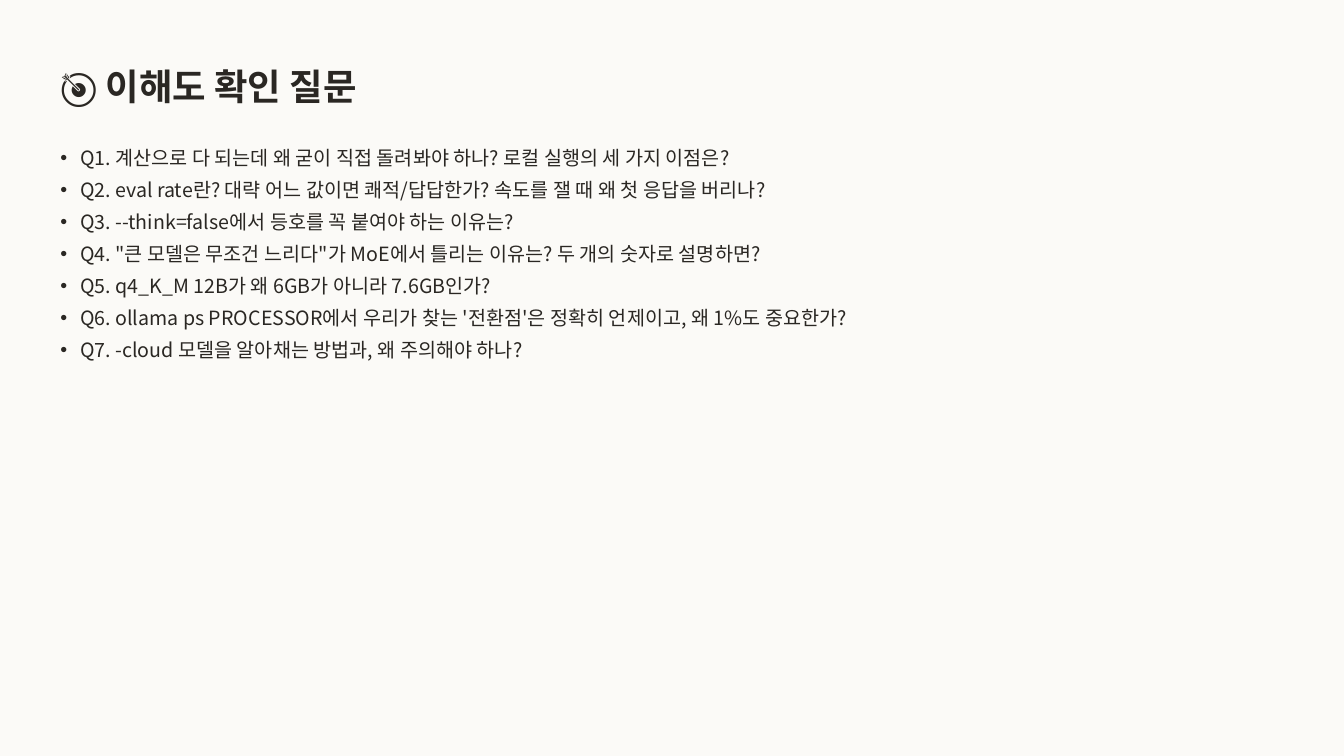
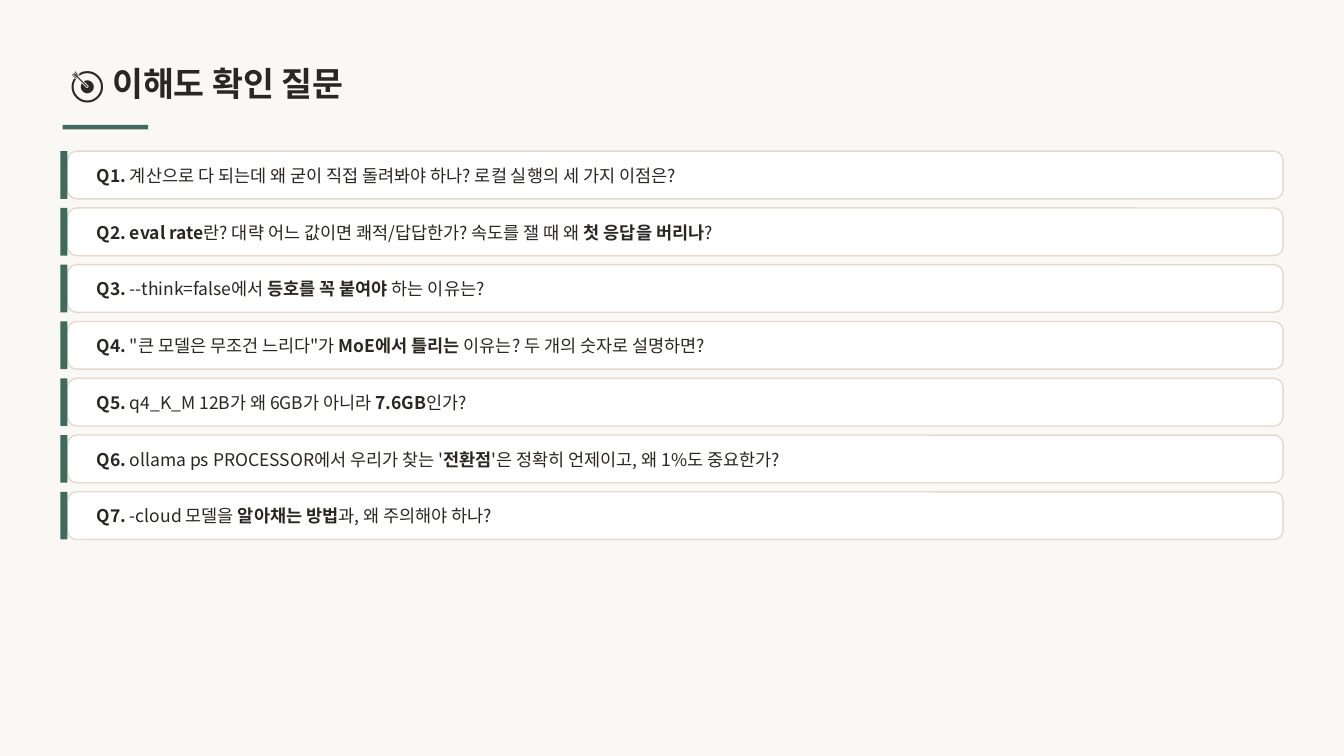
Before and after one commit to inseoklee-ai/study-room, a slide deck: slide 34 of run-local/run-local.pptx. Drawn at 1344x756 pixels with LibreOffice and Linux fonts; fonts in the diff are those of the drawing. Boxes give left, top, right and bottom in pixels: in the first picture for what was removed or moved away, otherwise in the second. Text is boxed around its words. In the diff, an @@ line names an element or a change of style, - is before the commit and + after.

```diff
--- a/run-local/run-local.pptx
+++ b/run-local/run-local.pptx
@@ background #FBFAF7 to #FAF8F4 @@
@@ text "🎯 이해도 확인 질문" at (112, 67, 344, 99): size 26 to 24 pt @@
@@ rectangle added at (63, 125, 148, 129), fill #3F6B5F @@
@@ text removed at (80, 148, 847, 361) @@
-• Q1. 계산으로 다 되는데 왜 굳이 직접 돌려봐야 하나? 로컬 실행의 세 가지 이점은?
-• Q2. eval rate란? 대략 어느 값이면 쾌적/답답한가? 속도를 잴 때 왜 첫 응답을 버리나?
-• Q3. --think=false에서 등호를 꼭 붙여야 하는 이유는?
-• Q4. "큰 모델은 무조건 느리다"가 MoE에서 틀리는 이유는? 두 개의 숫자로 설명하면?
-• Q5. q4_K_M 12B가 왜 6GB가 아니라 7.6GB인가?
-• Q6. ollama ps PROCESSOR에서 우리가 찾는 '전환점'은 정확히 언제이고, 왜 1%도 중요한가?
-• Q7. -cloud 모델을 알아채는 방법과, 왜 주의해야 하나?
@@ rectangle added at (60, 151, 68, 199), fill #3F6B5F @@
@@ rounded rectangle added at (68, 151, 1284, 199), fill #FFFFFF, outline #E3DACB 1 pt @@
@@ text added at (97, 167, 676, 186), 12.5 pt, text #2A2723 @@
+Q1. 계산으로 다 되는데 왜 굳이 직접 돌려봐야 하나? 로컬 실행의 세 가지 이점은?
@@ rectangle added at (60, 208, 68, 255), fill #3F6B5F @@
@@ rounded rectangle added at (68, 208, 1284, 255), fill #FFFFFF, outline #E3DACB 1 pt @@
@@ text added at (97, 224, 713, 243), 12.5 pt, text #2A2723 @@
+Q2. eval rate란? 대략 어느 값이면 쾌적/답답한가? 속도를 잴 때 왜 첫 응답을 버리나?
@@ rectangle added at (60, 265, 68, 313), fill #3F6B5F @@
@@ rounded rectangle added at (68, 265, 1284, 313), fill #FFFFFF, outline #E3DACB 1 pt @@
@@ text added at (97, 280, 485, 299), 12.5 pt, text #2A2723 @@
+Q3. --think=false에서 등호를 꼭 붙여야 하는 이유는?
@@ rectangle added at (60, 322, 68, 369), fill #3F6B5F @@
@@ rounded rectangle added at (68, 322, 1284, 369), fill #FFFFFF, outline #E3DACB 1 pt @@
@@ text added at (97, 337, 705, 356), 12.5 pt, text #2A2723 @@
+Q4. "큰 모델은 무조건 느리다"가 MoE에서 틀리는 이유는? 두 개의 숫자로 설명하면?
@@ rectangle added at (60, 378, 68, 425), fill #3F6B5F @@
@@ rounded rectangle added at (68, 378, 1284, 425), fill #FFFFFF, outline #E3DACB 1 pt @@
@@ text added at (97, 394, 467, 413), 12.5 pt, text #2A2723 @@
+Q5. q4_K_M 12B가 왜 6GB가 아니라 7.6GB인가?
@@ rectangle added at (60, 436, 68, 483), fill #3F6B5F @@
@@ rounded rectangle added at (68, 436, 1284, 483), fill #FFFFFF, outline #E3DACB 1 pt @@
@@ text added at (97, 451, 780, 470), 12.5 pt, text #2A2723 @@
+Q6. ollama ps PROCESSOR에서 우리가 찾는 '전환점'은 정확히 언제이고, 왜 1%도 중요한가?
@@ rectangle added at (60, 492, 68, 539), fill #3F6B5F @@
@@ rounded rectangle added at (68, 492, 1284, 539), fill #FFFFFF, outline #E3DACB 1 pt @@
@@ text added at (97, 507, 492, 526), 12.5 pt, text #2A2723 @@
+Q7. -cloud 모델을 알아채는 방법과, 왜 주의해야 하나?
```
Also in this commit, not shown: 36 other slides changed, 19 other files.
